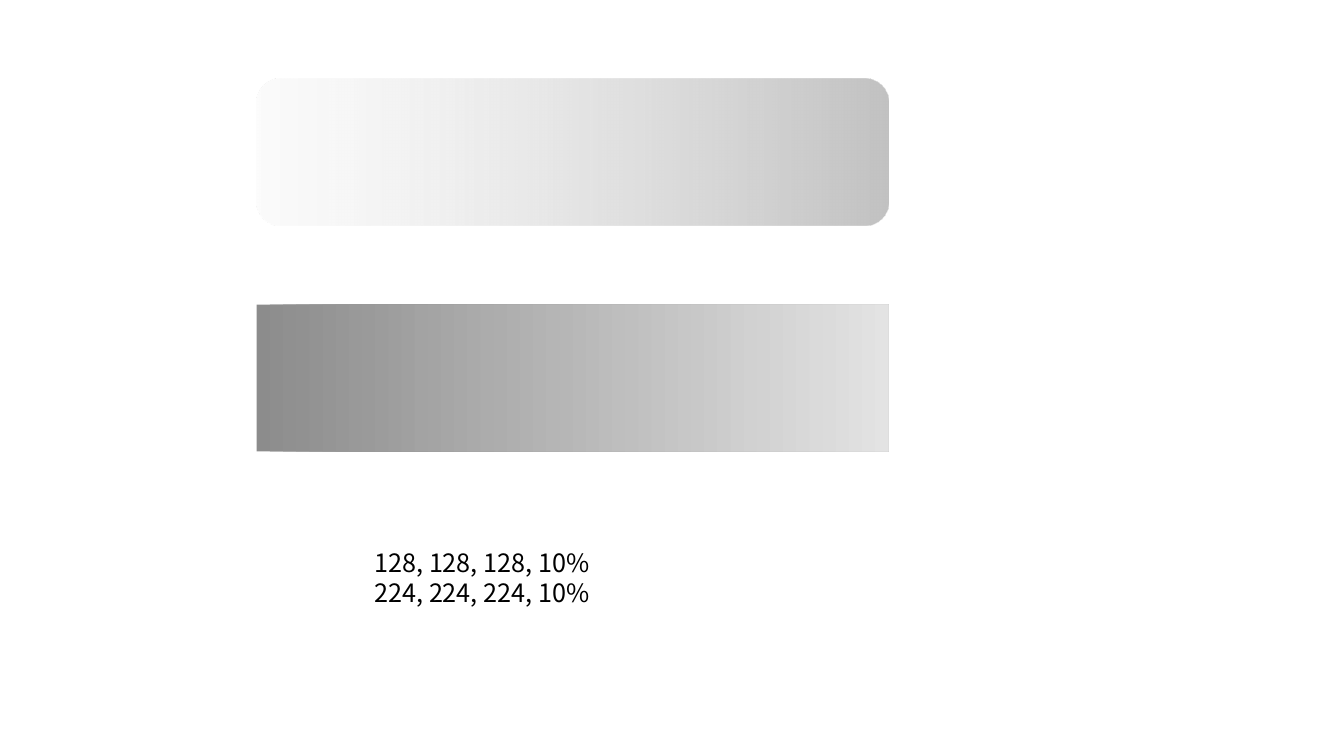
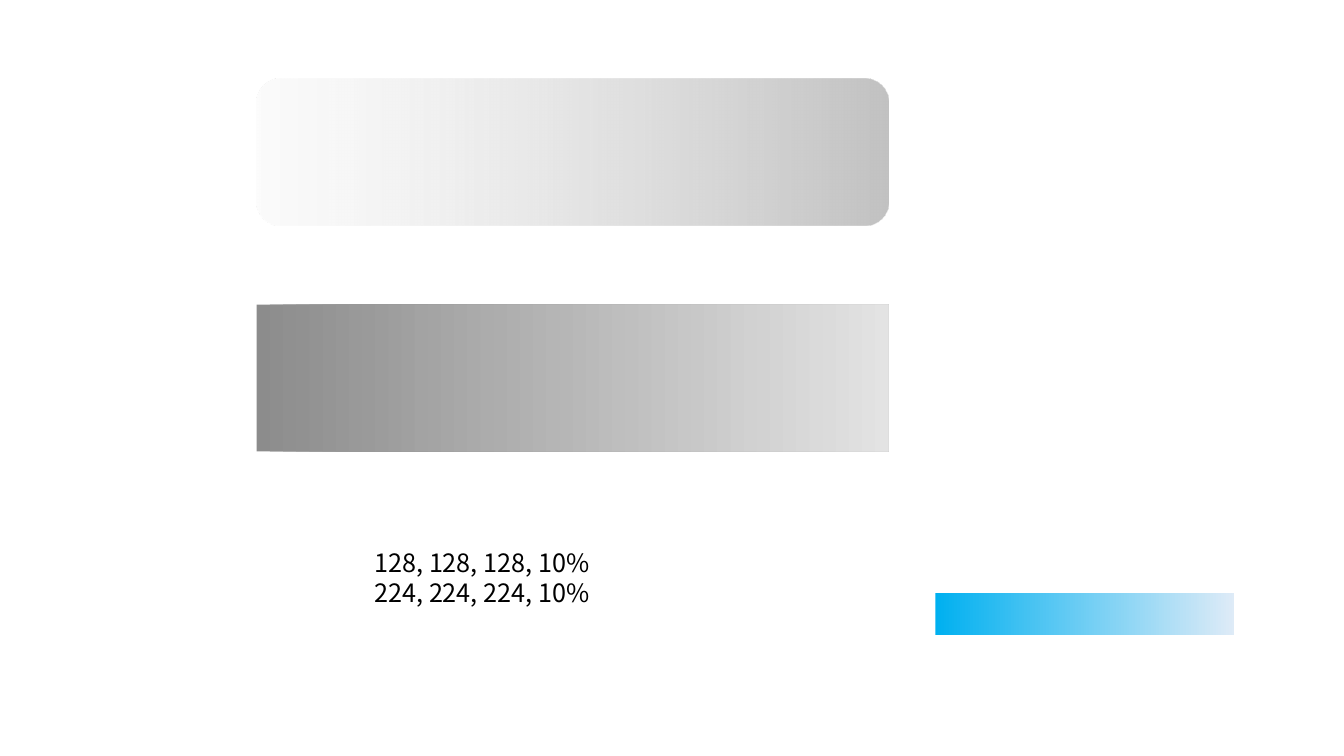
Before and after one commit to hndada/gosu, a slide deck: slide 5 of gosu-ui.pptx (slide 6 before the commit). Drawn at 1344x756 pixels with LibreOffice and Linux fonts; fonts in the diff are those of the drawing. Boxes give left, top, right and bottom in pixels: in the first picture for what was removed or moved away, otherwise in the second. Text is boxed around its words. In the diff, an @@ line names an element or a change of style, - is before the commit and + after.

```diff
--- a/gosu-ui.pptx
+++ b/gosu-ui.pptx
@@ rounded rectangle added at [936, 593, 1235, 635], fill gradient #00B0F0 to #DEEBF7 @@
```
Also in this commit, not shown: 1 other slide changed, 1 slide removed.
